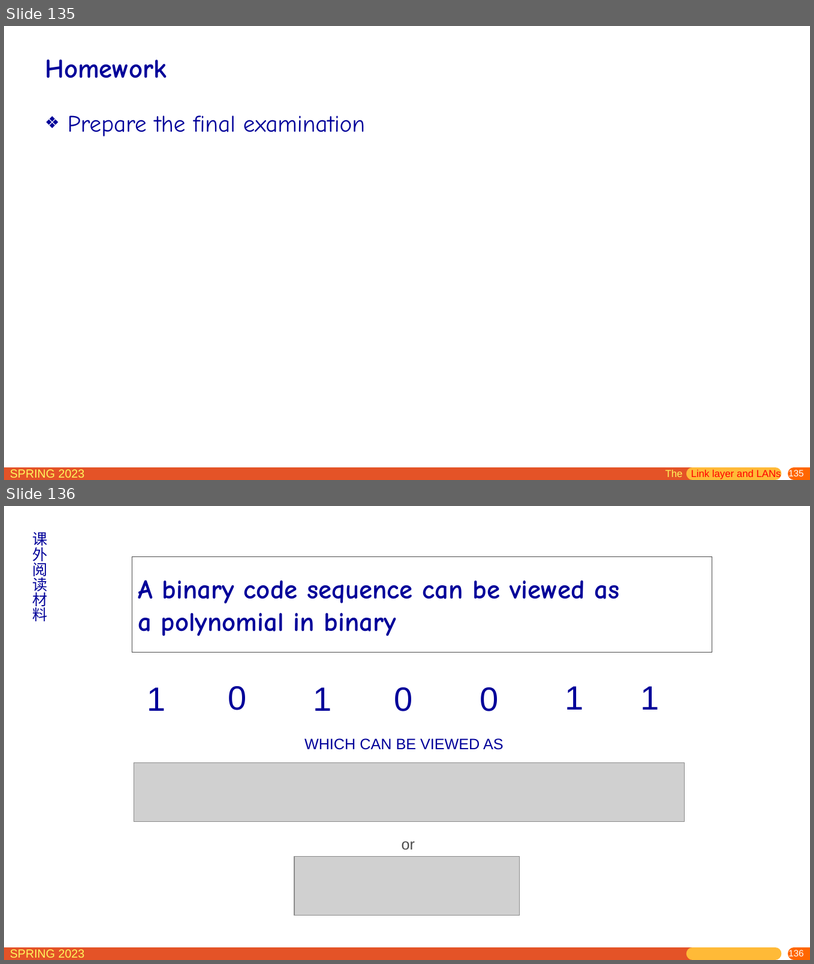
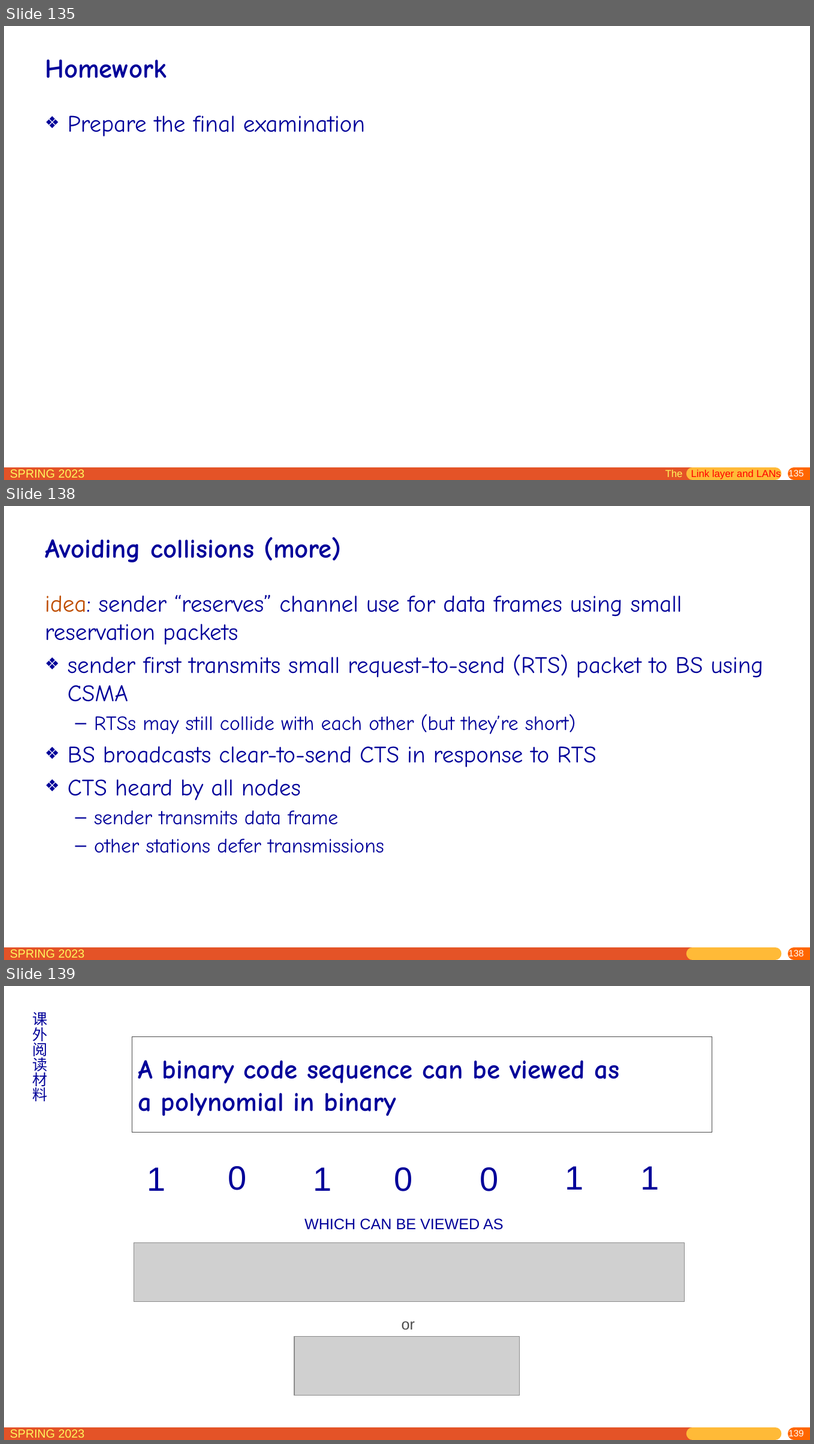
Before and after one commit to network-whu/slides, a slide deck: pptx/chapter6.pptx. Shown one above the other, each under a label of ours: slides 135 and 136 before the commit, slides 135, 138 and 139 after it; the slides between them are not shown. The pictures are 814x964 and 814x1444 pixels, drawn with LibreOffice and Linux fonts; fonts in the diff are those of the drawing; grey boxes stand for pictures. Boxes give left, top, right and bottom in pixels: in the first picture for what was removed or moved away, otherwise in the second. Text is boxed around its words. In the diff, an @@ line names an element or a change of style, - is before the commit and + after.

```diff
--- a/pptx/chapter6.pptx
+++ b/pptx/chapter6.pptx
@@ slide 138 added at <box>4,506,810,960</box>, background #FFFFFF; not listed: 5 template elements that a slide beside it also shows @@
@@ title added at <box>45,537,342,562</box>, 32 pt, text #000099, bold @@
+Avoiding collisions (more)
@@ text added at <box>45,595,764,853</box>, 28 pt, text #000099 @@
+idea: sender “reserves” channel use for data frames using small reservation packets
+❖ sender first transmits small request-to-send (RTS) packet to BS using CSMA
+  – RTSs may still collide with each other (but they’re short)
+❖ BS broadcasts clear-to-send CTS in response to RTS
+❖ CTS heard by all nodes
+  – sender transmits data frame
+  – other stations defer transmissions
@@ what was slide 136 is now slide 139 @@
@@ page number at <box>789,1428,804,1438</box>: text changed @@
-136
+139
```
Also in this commit, not shown: 1 slide changed, 2 other slides added.
